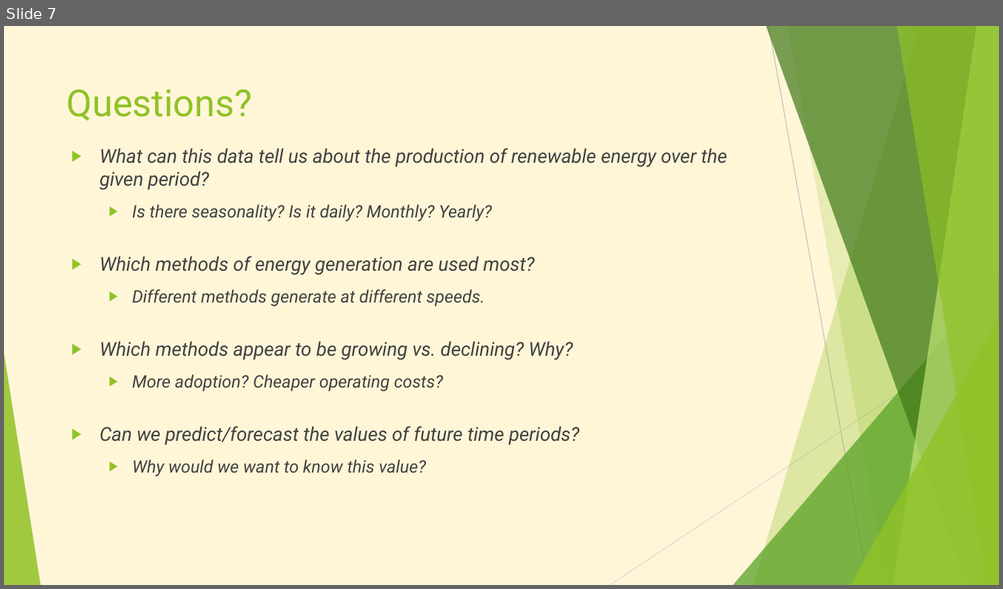
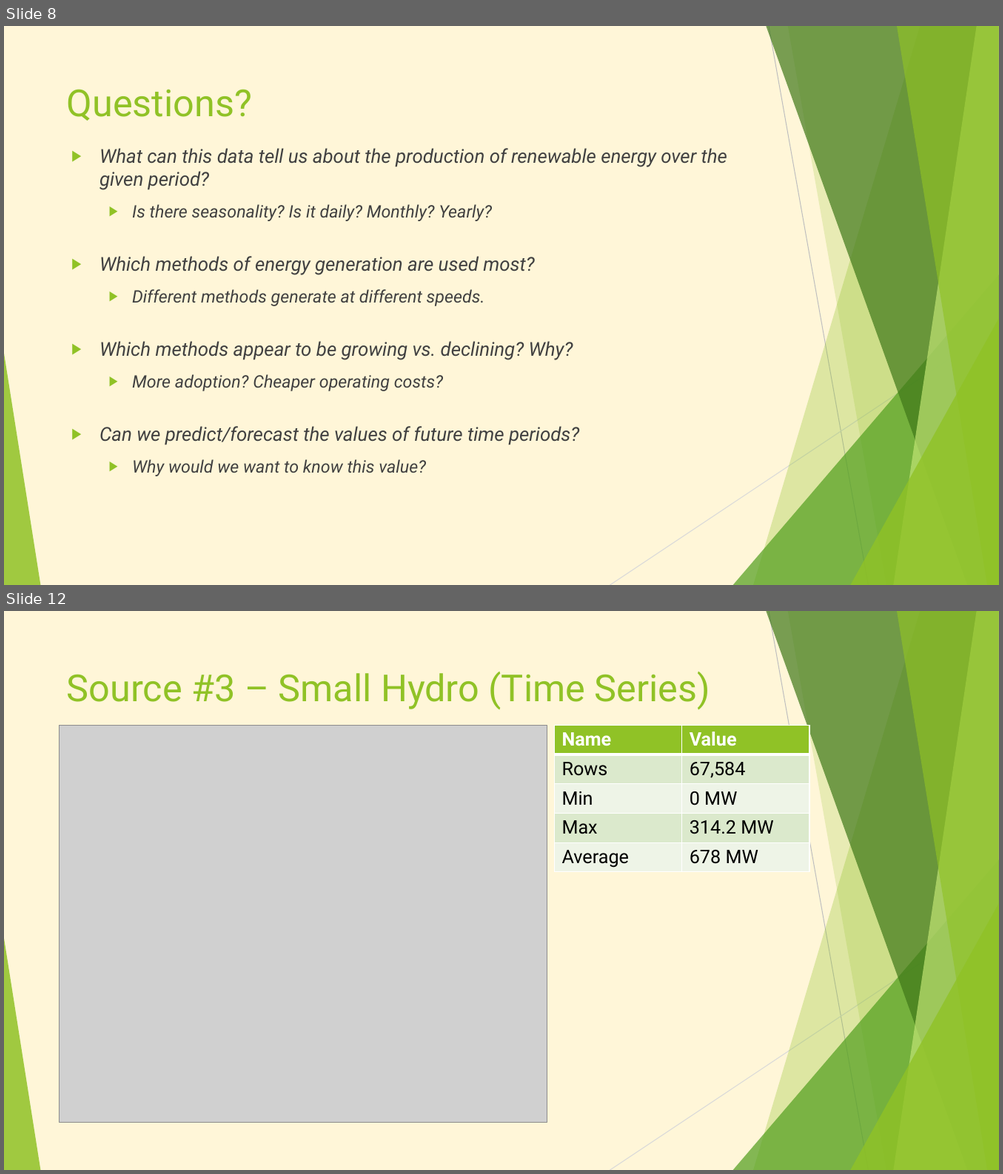
Before and after one commit to AbrahamHuitron/california-renewable-energy, a slide deck: California Renewable Energy.pptx. Shown one above the other, each under a label of ours: slide 7 before the commit, slides 8 and 12 after it; the slides between them are not shown. The pictures are 1003x589 and 1003x1174 pixels, drawn with LibreOffice and Linux fonts; fonts in the diff are those of the drawing; grey boxes stand for pictures. Boxes give left, top, right and bottom in pixels: in the first picture for what was removed or moved away, otherwise in the second. Text is boxed around its words. In the diff, an @@ line names an element or a change of style, - is before the commit and + after.

```diff
--- a/California Renewable Energy.pptx
+++ b/California Renewable Energy.pptx
@@ slide 12 added at bbox=[4, 611, 999, 1170], background #FFF6D8; not listed: 10 template elements that a slide beside it also shows @@
@@ title added at bbox=[67, 672, 710, 709], 36 pt, text #90C226 @@
+Source #3 – Small Hydro (Time Series)
@@ picture added at bbox=[60, 725, 547, 1123] @@
@@ table added at bbox=[555, 725, 810, 874], 5 rows, 2 columns @@
+Name | Value
+Rows | 67,584
+Min | 0 MW
+Max | 314.2 MW
+Average | 678 MW
@@ what was slide 7 is now slide 8 @@
```
Also in this commit, not shown: 4 slides changed, 12 other slides added.
